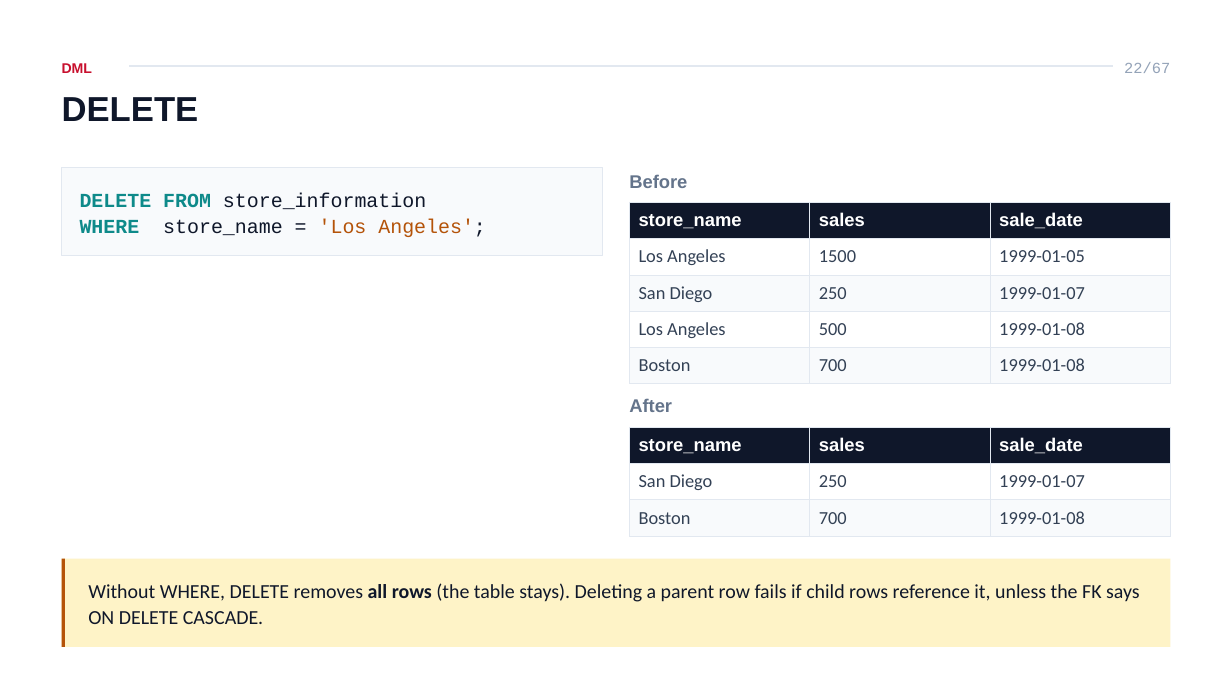
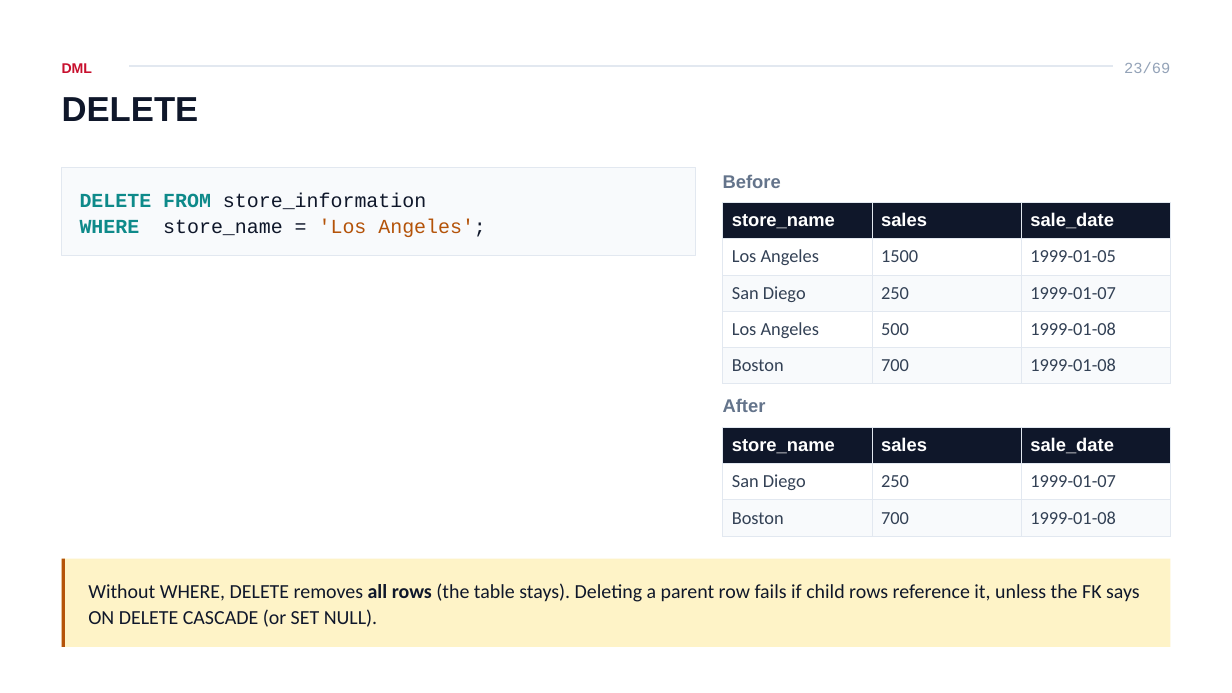
Before and after one commit to ahmedatef2007/db-slides, a slide deck: slide 23 of pptx/ITI_Database_Course_Lesson_4_SQL.pptx (slide 22 before the commit). Drawn at 1232x693 pixels with LibreOffice and Linux fonts; fonts in the diff are those of the drawing. Boxes give left, top, right and bottom in pixels: in the first picture for what was removed or moved away, otherwise in the second. Text is boxed around its words. In the diff, an @@ line names an element or a change of style, - is before the commit and + after.

```diff
--- a/pptx/ITI_Database_Course_Lesson_4_SQL.pptx
+++ b/pptx/ITI_Database_Course_Lesson_4_SQL.pptx
@@ text at bbox=[1124, 62, 1170, 73]: text changed @@
-22/67
+23/69
@@ rectangle: place and size @@
-rectangle at bbox=[62, 167, 602, 256]
+rectangle at bbox=[62, 167, 696, 256]
@@ text "Before": place and size @@
-text "Before" at bbox=[629, 174, 687, 188]
+text "Before" at bbox=[723, 174, 781, 188]
@@ table: place and size @@
-table at bbox=[630, 202, 1171, 384]
+table at bbox=[723, 202, 1170, 384]
@@ text "After": place and size @@
-text "After" at bbox=[629, 398, 672, 412]
+text "After" at bbox=[723, 398, 766, 412]
@@ table: place and size @@
-table at bbox=[630, 427, 1171, 536]
+table at bbox=[723, 427, 1170, 536]
@@ text at bbox=[88, 583, 1140, 627]: text changed @@
-Without WHERE, DELETE removes all rows (the table stays). Deleting a parent row fails if child rows reference it, unless the FK says ON DELETE CASCADE.
+Without WHERE, DELETE removes all rows (the table stays). Deleting a parent row fails if child rows reference it, unless the FK says ON DELETE CASCADE (or SET NULL).
```
Also in this commit, not shown: 64 other slides changed, 2 slides added, 10 other files.
